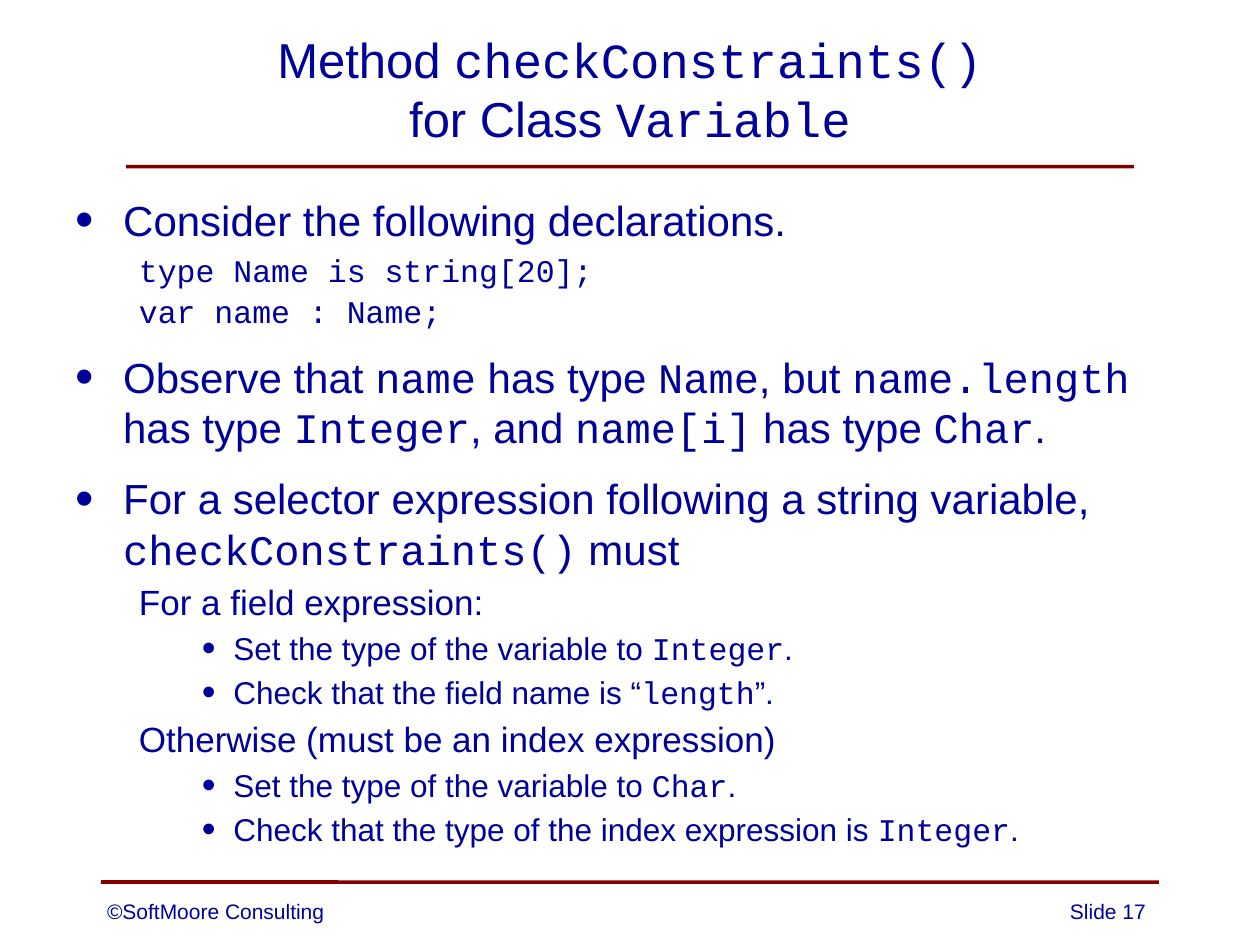
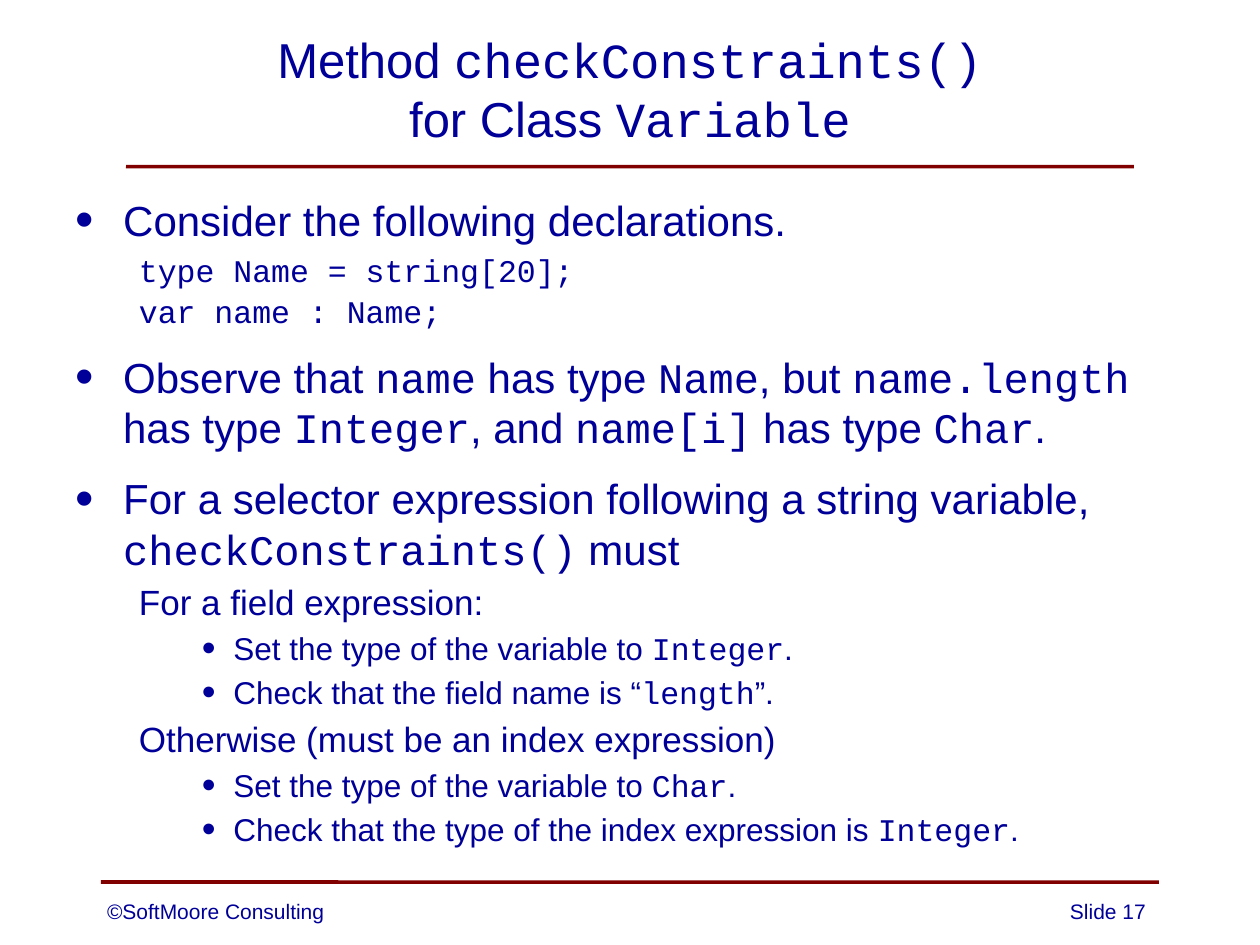
Before and after one commit to SoftMoore/CPRL-Java-3rd, a slide deck: slide 17 of PowerPoints/15 - Strings.pptx. Drawn at 1260x945 pixels with LibreOffice and Linux fonts; fonts in the diff are those of the drawing. Boxes give left, top, right and bottom in pixels: in the first picture for what was removed or moved away, otherwise in the second. Text is boxed around its words. In the diff, an @@ line names an element or a change of style, - is before the commit and + after.

```diff
--- a/PowerPoints/15 - Strings.pptx
+++ b/PowerPoints/15 - Strings.pptx
@@ text at [139,259,574,289]: text changed @@
-  type Name is string[20];
+  type Name = string[20];
```
Also in this commit, not shown: 1 other file.
